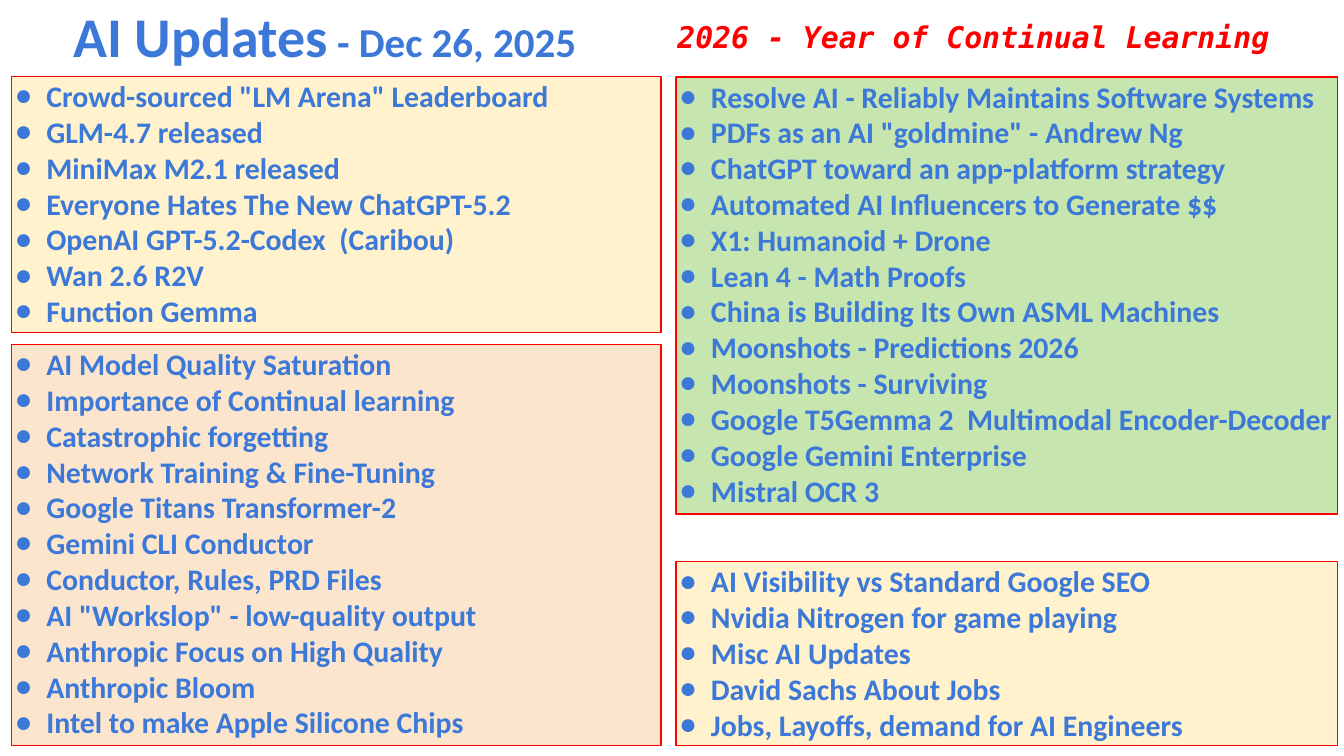
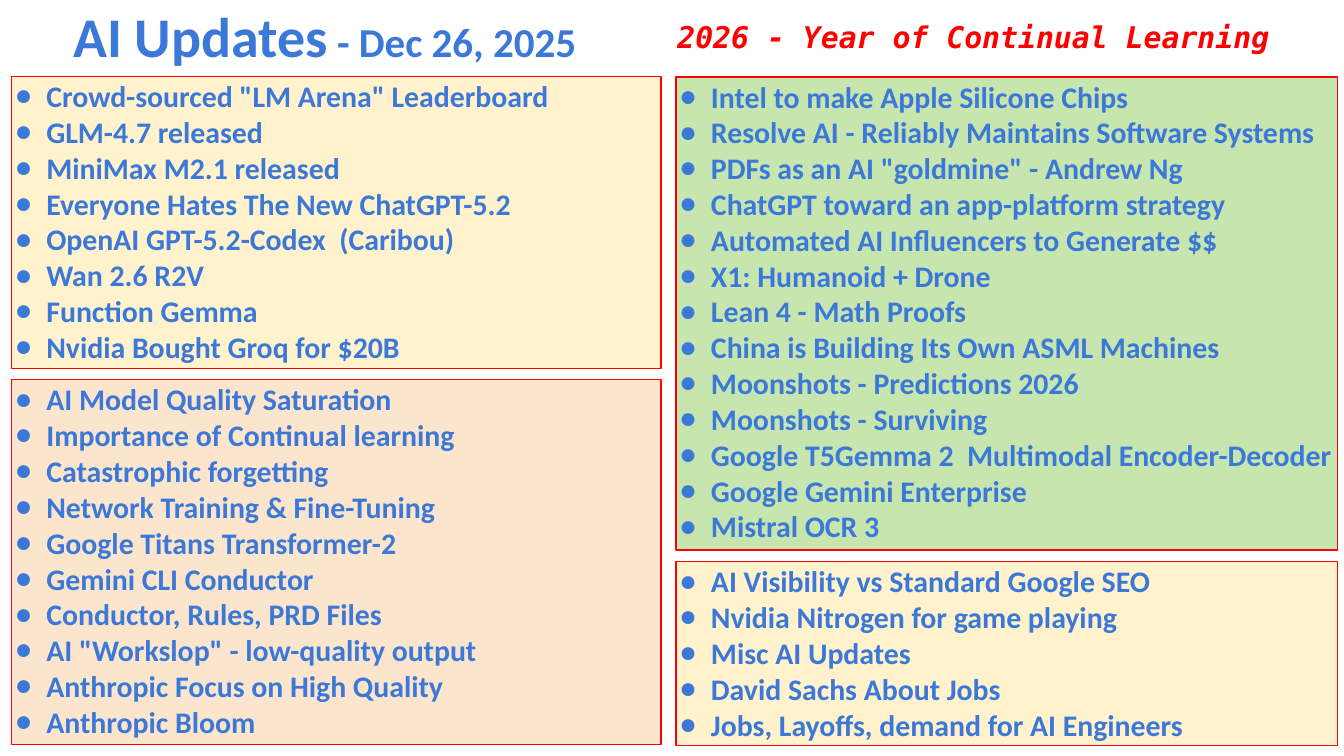
Before and after one commit to lselector/seminar, a slide deck: slide 1 of 2025/2025-12-26-AI-Updates.pptx. Drawn at 1344x756 pixels with LibreOffice and Linux fonts; fonts in the diff are those of the drawing. Boxes give left, top, right and bottom in pixels: in the first picture for what was removed or moved away, otherwise in the second. Text is boxed around its words. In the diff, an @@ line names an element or a change of style, - is before the commit and + after.

```diff
--- a/2025/2025-12-26-AI-Updates.pptx
+++ b/2025/2025-12-26-AI-Updates.pptx
@@ rectangle "Crowd-sourced "LM Arena" Leaderboard": place and size @@
-rectangle "Crowd-sourced "LM Arena" Leaderboard" at (12, 77, 661, 333)
+rectangle "Crowd-sourced "LM Arena" Leaderboard" at (12, 77, 661, 368)
@@ rectangle "Intel to make Apple Silicone ...": place and size @@
-rectangle "Intel to make Apple Silicone ..." at (676, 77, 1337, 513)
+rectangle "Intel to make Apple Silicone ..." at (676, 77, 1337, 550)
@@ text in rectangle at (711, 87, 1128, 113): paragraph added @@
+● Intel to make Apple Silicone Chips
@@ text in rectangle at (46, 337, 400, 363): paragraph added @@
+● Nvidia Bought Groq for $20B
@@ rectangle "AI Model Quality Saturation": place and size @@
-rectangle "AI Model Quality Saturation" at (12, 344, 661, 745)
+rectangle "AI Model Quality Saturation" at (12, 380, 661, 745)
@@ text in rectangle at (46, 712, 464, 738): paragraph removed @@
-● Intel to make Apple Silicone Chips
```
Also in this commit, not shown: 4 other slides changed, 1 slide added.
